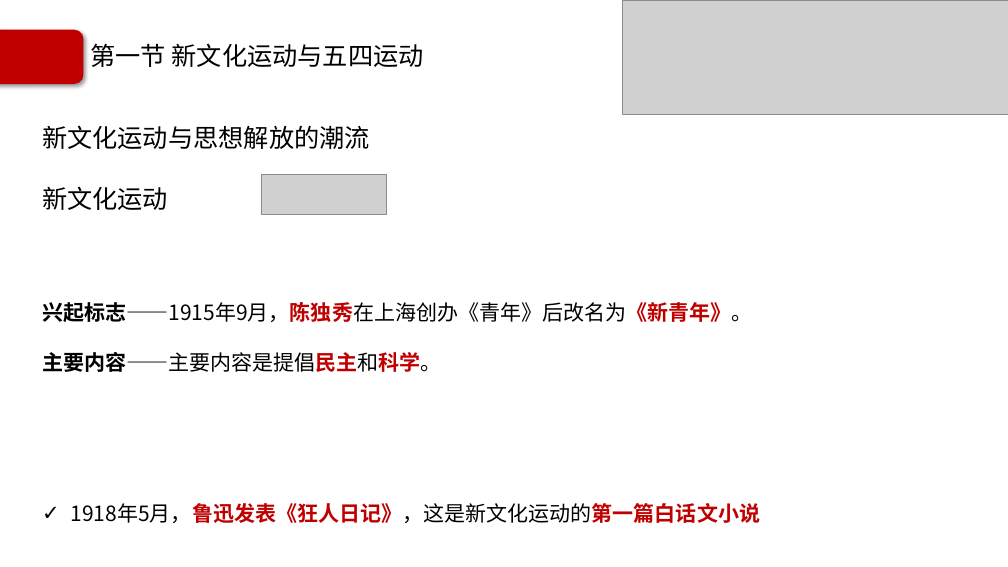
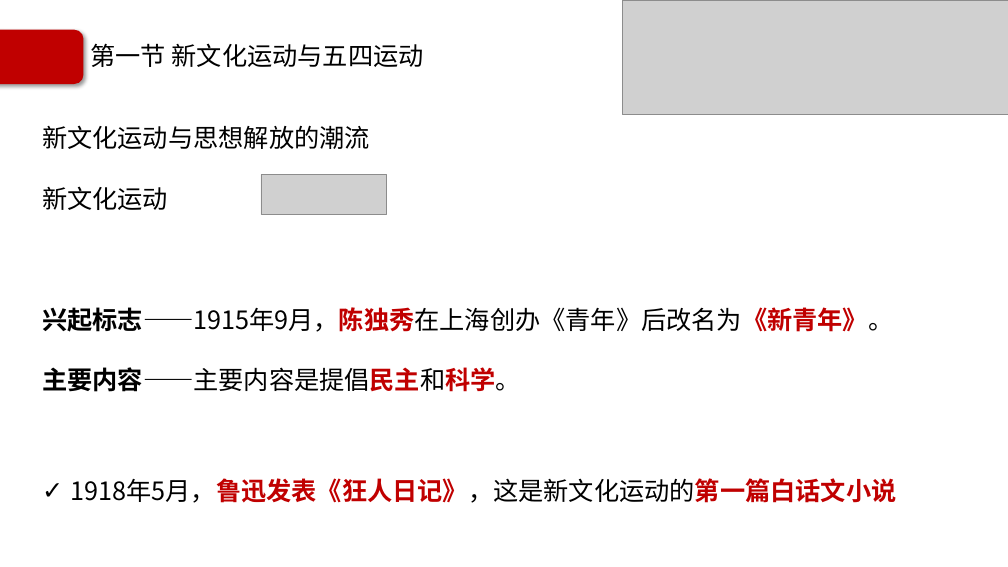
Before and after one commit to Call-me-zhy/tangtang, a slide deck: slide 91 of 5 中国近现代史纲要/课件/中国近现代史纲要精讲3.pptx (slide 94 before the commit). Drawn at 1008x567 pixels with LibreOffice and Linux fonts; fonts in the diff are those of the drawing; grey boxes stand for pictures; background and template pictures are left out. Boxes give left, top, right and bottom in pixels: in the first picture for what was removed or moved away, otherwise in the second. Text is boxed around its words. In the diff, an @@ line names an element or a change of style, - is before the commit and + after.

```diff
--- a/5 中国近现代史纲要/课件/中国近现代史纲要精讲3.pptx
+++ b/5 中国近现代史纲要/课件/中国近现代史纲要精讲3.pptx
@@ text at <box>42,307,897,503</box>: size 20 to 24 pt in "兴起标志——1915年9月，陈独秀在上海创办《青年》后改名为《新青年》。", "主要内容——主要内容是提倡民主和科学。", "1918年5月，鲁迅发表《狂人日记》，这是新文化运动的第一篇白话文小说" @@
```
Also in this commit, not shown: 11 other slides changed, 3 slides removed, 4 other files.
